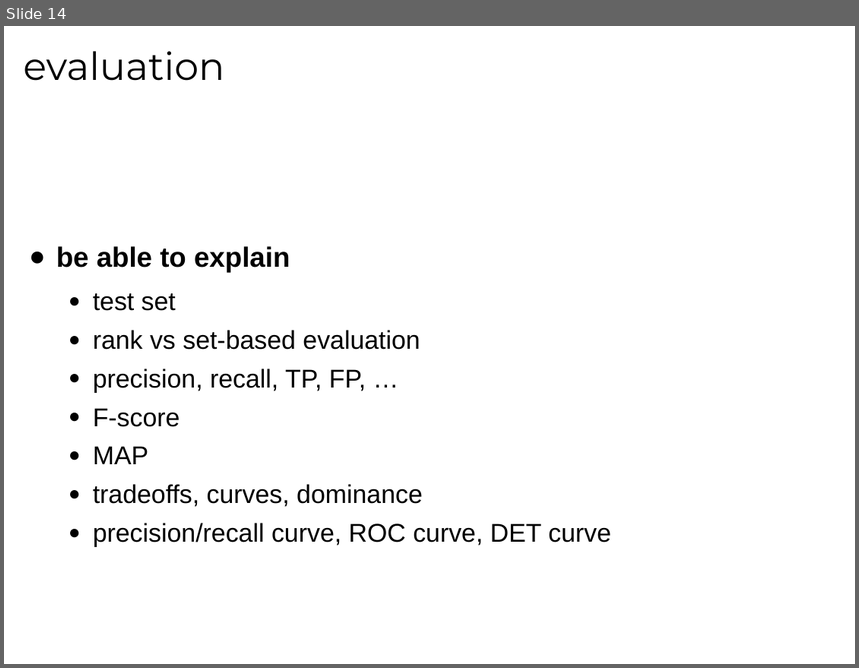
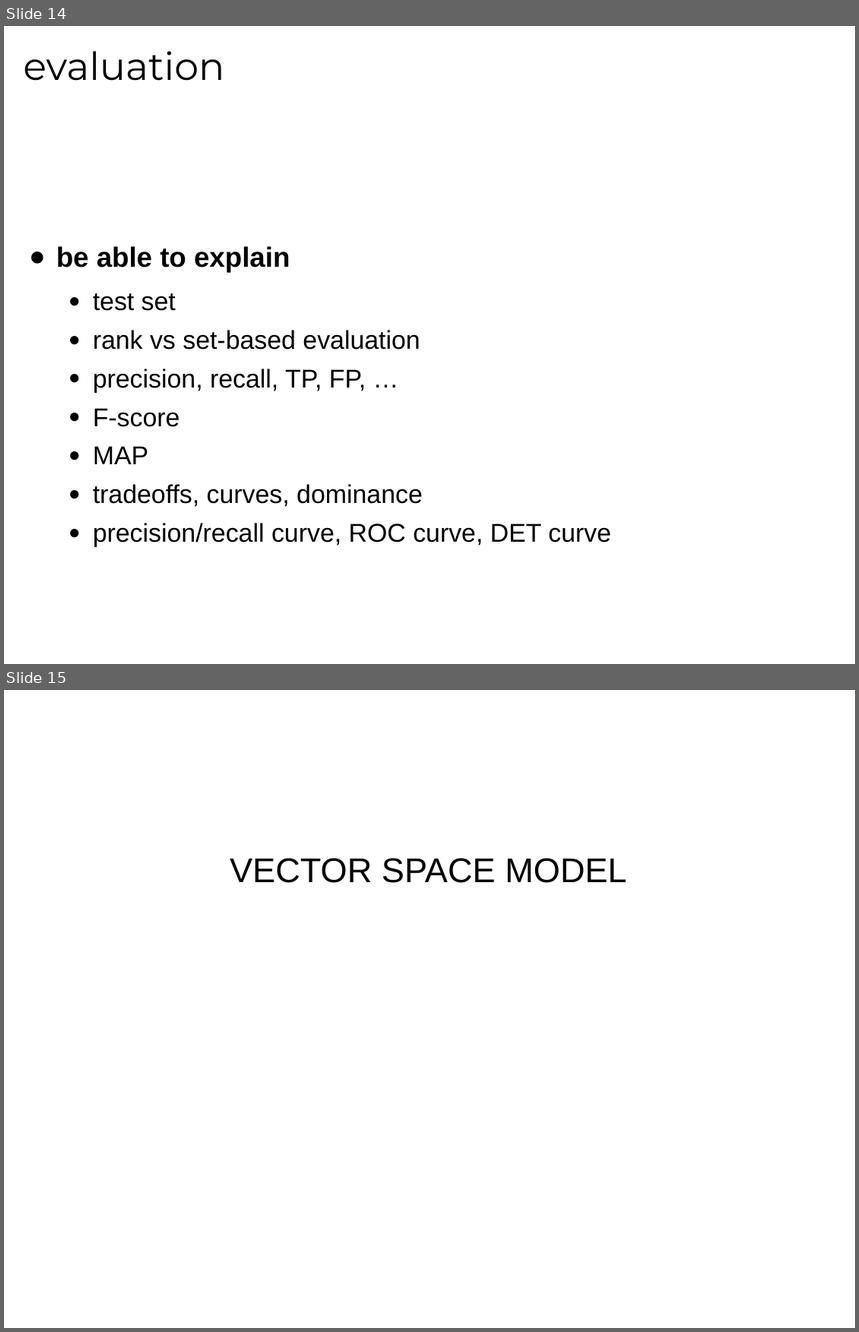
Before and after one commit to tmbdev-teaching/teaching-mmir, a slide deck: 01-ir.odp. Shown one above the other, each under a label of ours: slide 14 before the commit, slides 14 and 15 after it. The pictures are 859x668 and 859x1332 pixels, drawn with LibreOffice and Linux fonts; fonts in the diff are those of the drawing. Boxes give left, top, right and bottom in pixels: in the first picture for what was removed or moved away, otherwise in the second. Text is boxed around its words. In the diff, an @@ line names an element or a change of style, - is before the commit and + after.

```diff
--- a/01-ir.odp
+++ b/01-ir.odp
@@ slide 15 added at (4, 690, 855, 1328), background #FFFFFF @@
@@ subtitle added at (230, 858, 627, 883), 32 pt, text #000000 @@
+VECTOR SPACE MODEL
```
Also in this commit, not shown: 11 other slides added.
